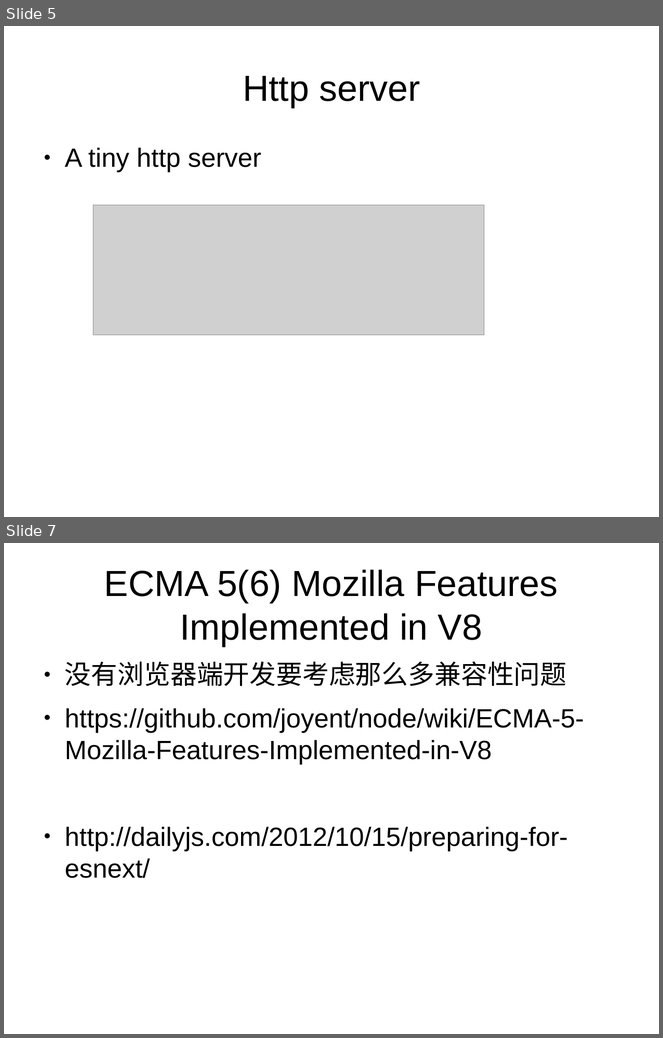
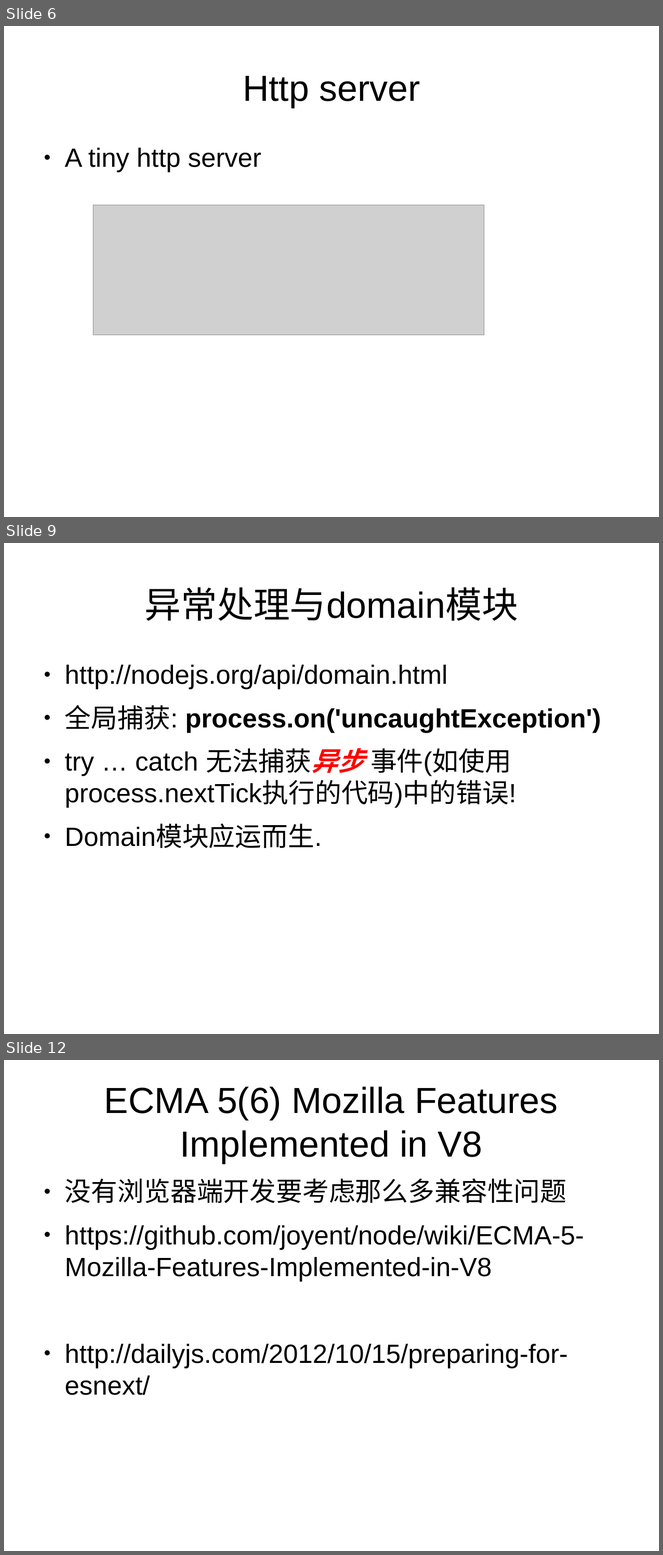
Before and after one commit to dongyuwei/frontend-utils, a slide deck: nodejs-web-dev-demo/nodejs-web-dev.odp. Shown one above the other, each under a label of ours: slides 5 and 7 before the commit, slides 6, 9 and 12 after it; the slides between them are not shown. The pictures are 663x1038 and 663x1555 pixels, drawn with LibreOffice and Linux fonts; fonts in the diff are those of the drawing; grey boxes stand for pictures. Boxes give left, top, right and bottom in pixels: in the first picture for what was removed or moved away, otherwise in the second. Text is boxed around its words. In the diff, an @@ line names an element or a change of style, - is before the commit and + after.

Commit message:
update nodejs intro

```diff
--- a/nodejs-web-dev-demo/nodejs-web-dev.odp
+++ b/nodejs-web-dev-demo/nodejs-web-dev.odp
@@ slide 9 added at (4, 543, 659, 1034), background #FFFFFF @@
@@ title added at (145, 587, 519, 621), 44 pt, text #000000 @@
+异常处理与domain模块
@@ text added at (65, 665, 601, 848), 32 pt, text #000000 @@
+● http://nodejs.org/api/domain.html
+● 全局捕获: process.on('uncaughtException')
+● try … catch 无法捕获异步 事件(如使用process.nextTick执行的代码)中的错误!
+● Domain模块应运而生.
@@ what was slide 5 is now slide 6 @@
@@ what was slide 7 is now slide 12 @@
```
Also in this commit, not shown: 1 slide changed, 5 other slides added, 1 slide removed, 2 other files.
